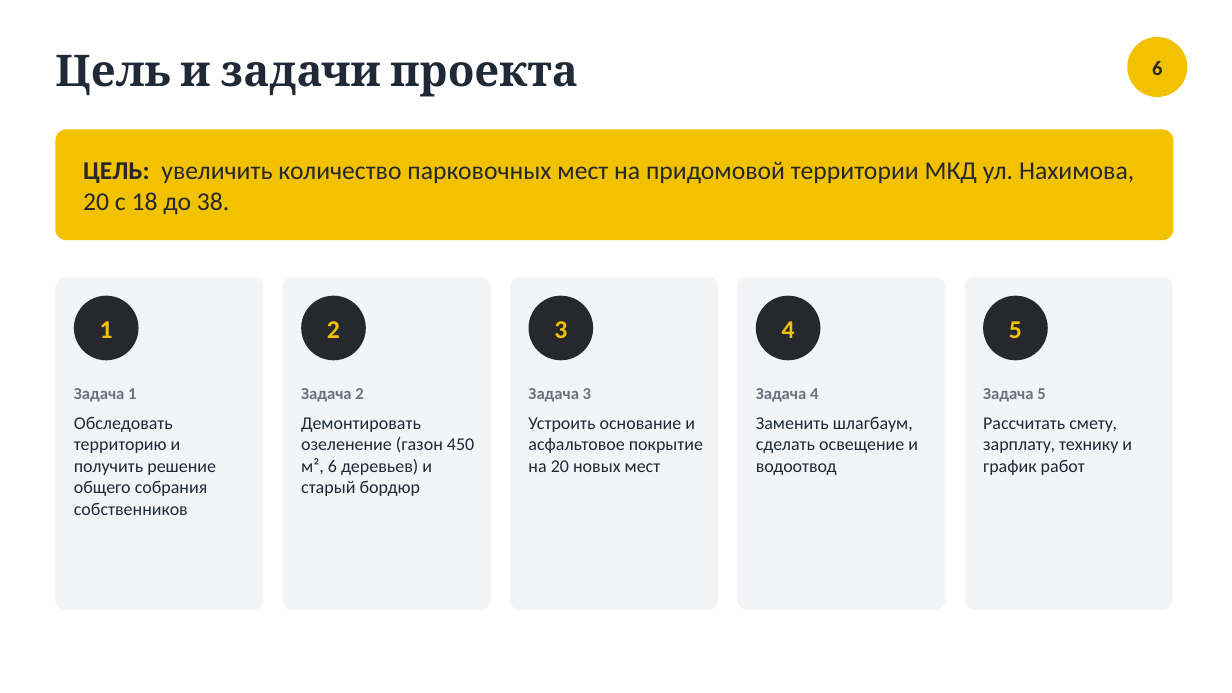
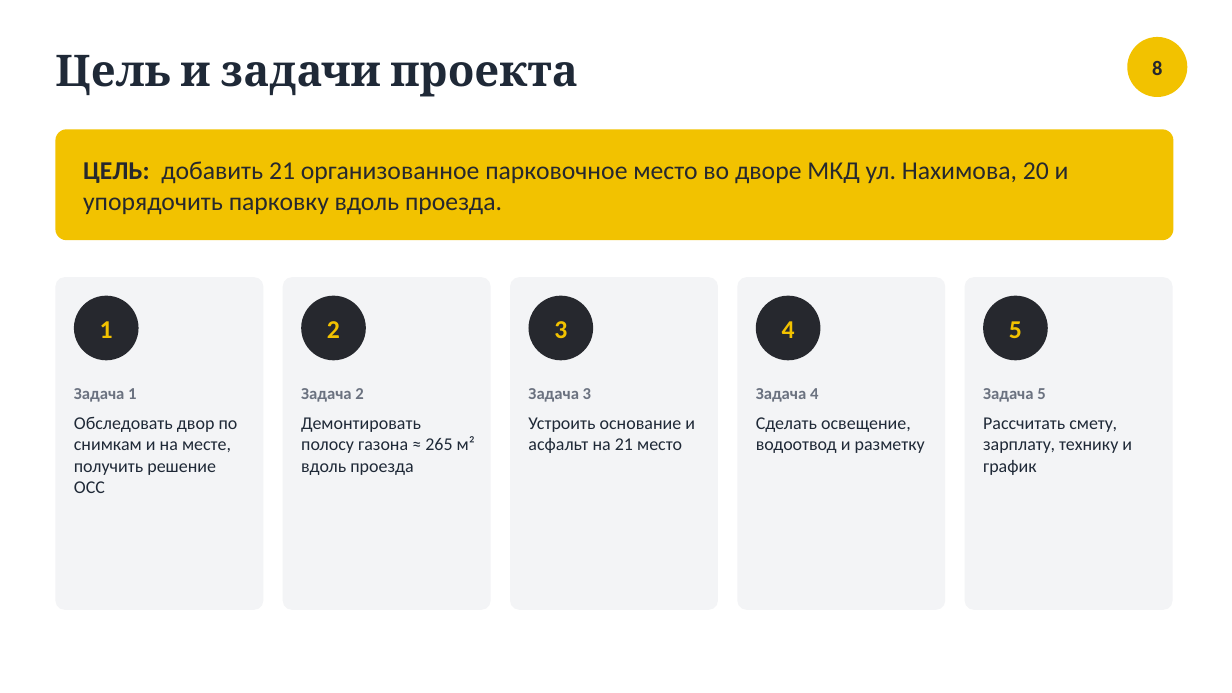
Before and after one commit to shortisshow-prog/mirigrushek, a slide deck: slide 8 of parking/Парковка_Нахимова_20.pptx (slide 6 before the commit). Drawn at 1232x693 pixels with LibreOffice and Linux fonts; fonts in the diff are those of the drawing. Boxes give left, top, right and bottom in pixels: in the first picture for what was removed or moved away, otherwise in the second. Text is boxed around its words. In the diff, an @@ line names an element or a change of style, - is before the commit and + after.

```diff
--- a/parking/Парковка_Нахимова_20.pptx
+++ b/parking/Парковка_Нахимова_20.pptx
@@ text at (1152, 61, 1162, 75): text changed @@
-6
+8
@@ text at (83, 161, 1069, 215): text changed @@
-ЦЕЛЬ: увеличить количество парковочных мест на придомовой территории МКД ул. Нахимова, 20 с 18 до 38.
+ЦЕЛЬ: добавить 21 организованное парковочное место во дворе МКД ул. Нахимова, 20 и упорядочить парковку вдоль проезда.
@@ text at (74, 417, 238, 493): text changed @@
-Обследовать территорию и получить решение общего собрания собственников
+Обследовать двор по снимкам и на месте, получить решение ОСС
@@ text at (301, 417, 475, 475): text changed @@
-Демонтировать озеленение (газон 450 м², 6 деревьев) и старый бордюр
+Демонтировать полосу газона ≈ 265 м² вдоль проезда
@@ text at (528, 417, 695, 453): text changed @@
-Устроить основание и асфальтовое покрытие на 20 новых мест
+Устроить основание и асфальт на 21 место
@@ text at (756, 417, 925, 453): text changed @@
-Заменить шлагбаум, сделать освещение и водоотвод
+Сделать освещение, водоотвод и разметку
@@ text at (983, 417, 1132, 475): text changed @@
-Рассчитать смету, зарплату, технику и график работ
+Рассчитать смету, зарплату, технику и график
```
Also in this commit, not shown: 7 other slides changed, 7 slides added, 4 slides removed, 13 other files.
